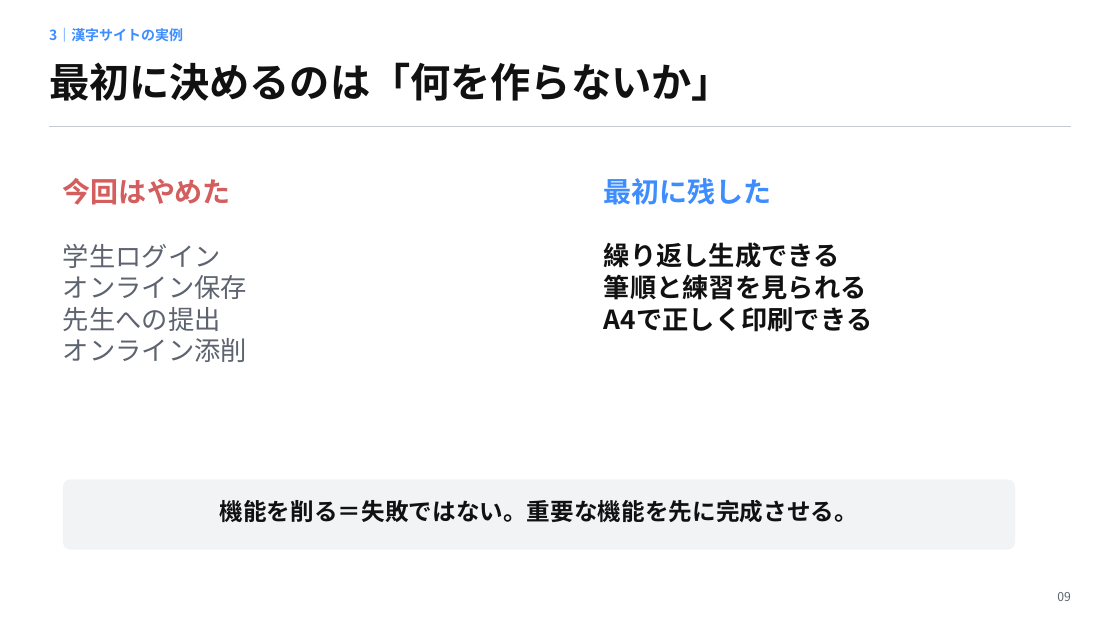
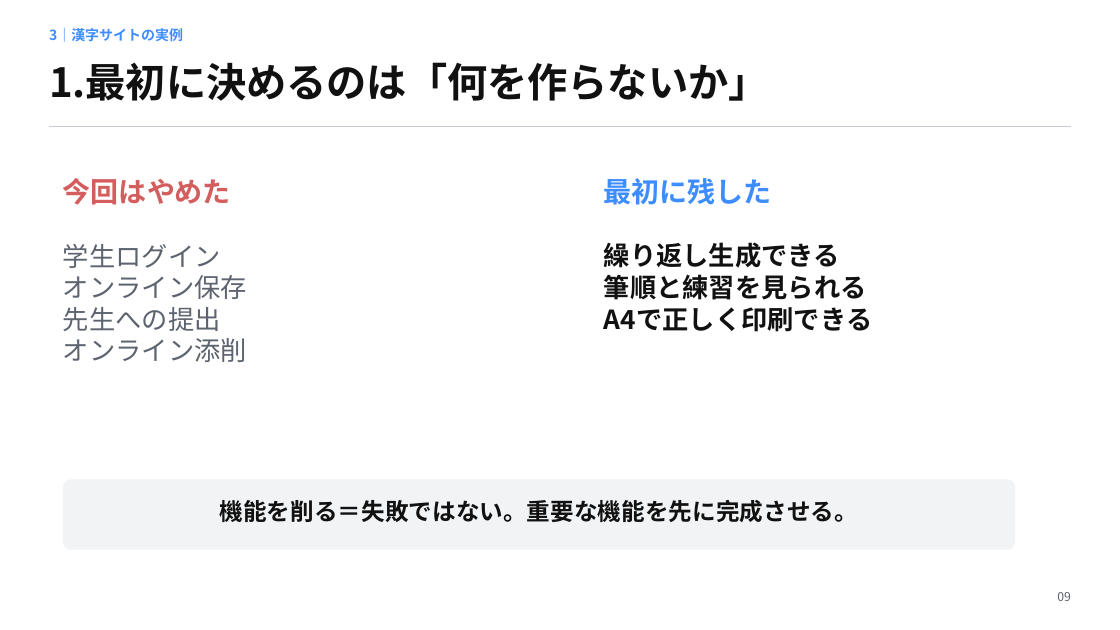
Before and after one commit to newslin-design/newslin-design.github.io, a slide deck: slide 10 of nihonngo/AI教材ツール_共有用_日本語.pptx (slide 9 before the commit). Drawn at 1120x630 pixels with LibreOffice and Linux fonts; fonts in the diff are those of the drawing. Boxes give left, top, right and bottom in pixels: in the first picture for what was removed or moved away, otherwise in the second. Text is boxed around its words. In the diff, an @@ line names an element or a change of style, - is before the commit and + after.

```diff
--- a/nihonngo/AI教材ツール_共有用_日本語.pptx
+++ b/nihonngo/AI教材ツール_共有用_日本語.pptx
@@ text at [49,62,769,101]: text changed @@
-最初に決めるのは「何を作らないか」
+1.最初に決めるのは「何を作らないか」
```
Also in this commit, not shown: 6 other slides changed, 1 slide added, 2 other files.
